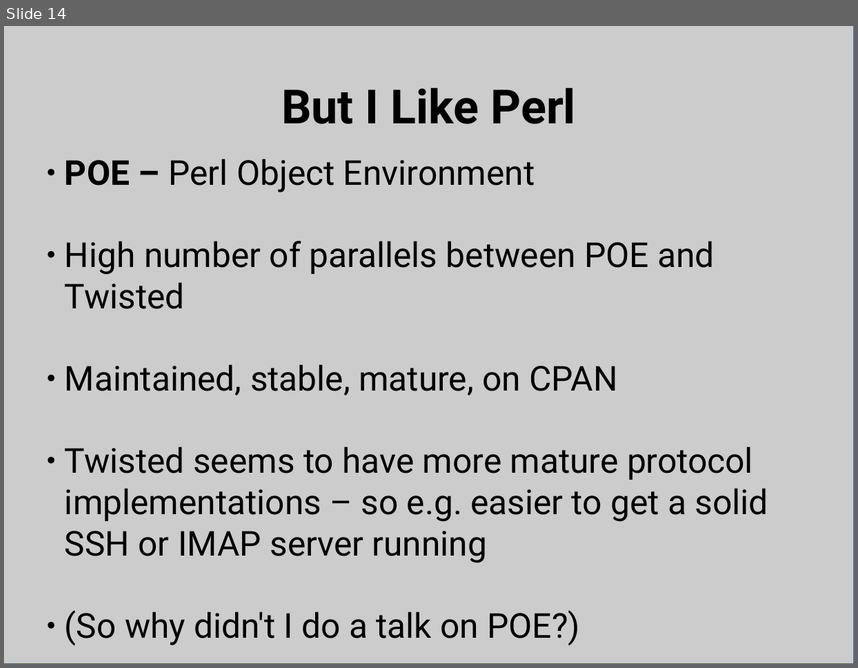
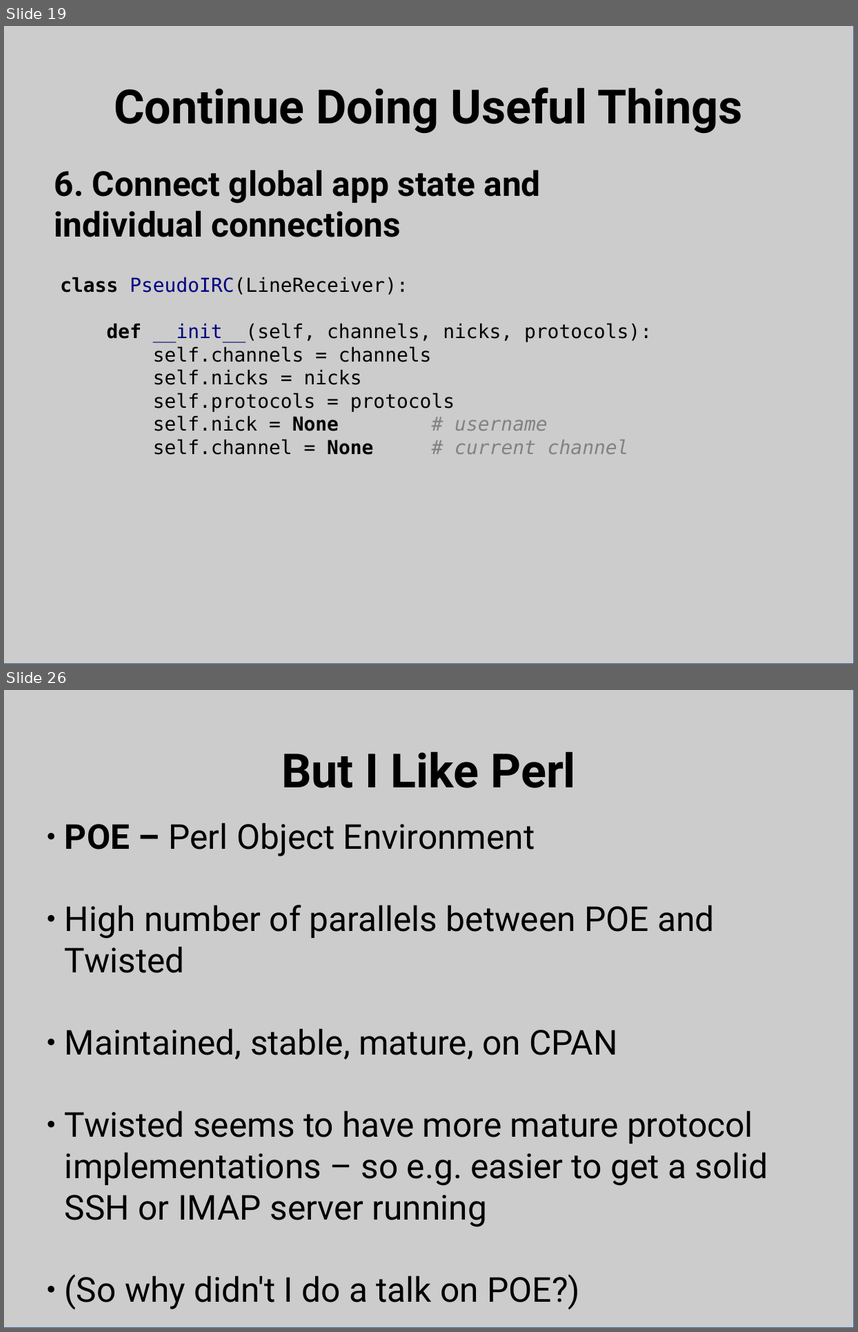
Before and after one commit to bpetering/linuxsa-talk-twisted, a slide deck: twisted_talk.odp. Shown one above the other, each under a label of ours: slide 14 before the commit, slides 19 and 26 after it; the slides between them are not shown. The pictures are 858x668 and 858x1332 pixels, drawn with LibreOffice and Linux fonts; fonts in the diff are those of the drawing. Boxes give left, top, right and bottom in pixels: in the first picture for what was removed or moved away, otherwise in the second. Text is boxed around its words. In the diff, an @@ line names an element or a change of style, - is before the commit and + after.

```diff
--- a/twisted_talk.odp
+++ b/twisted_talk.odp
@@ slide 19 added at box(4, 26, 854, 664), background #FFFFFF @@
@@ rectangle added at box(4, 26, 854, 664), fill #CCCCCC, outline #3465A4 0 pt @@
@@ title added at box(114, 87, 743, 133), 44 pt, text #000000, bold @@
+Continue Doing Useful Things
@@ text added at box(54, 170, 540, 237), 32 pt, text #000000, bold @@
+6. Connect global app state and
+individual connections
@@ text added at box(60, 276, 652, 454), 18 pt, text #000000 @@
+class PseudoIRC(LineReceiver):
+def __init__(self, channels, nicks, protocols):
+self.channels = channels
+self.nicks = nicks
+self.protocols = protocols
+self.nick = None # username
+self.channel = None # current channel
@@ what was slide 14 is now slide 26 @@
```
Also in this commit, not shown: 10 slides changed, 12 other slides added, 1 slide removed, 4 other files.
